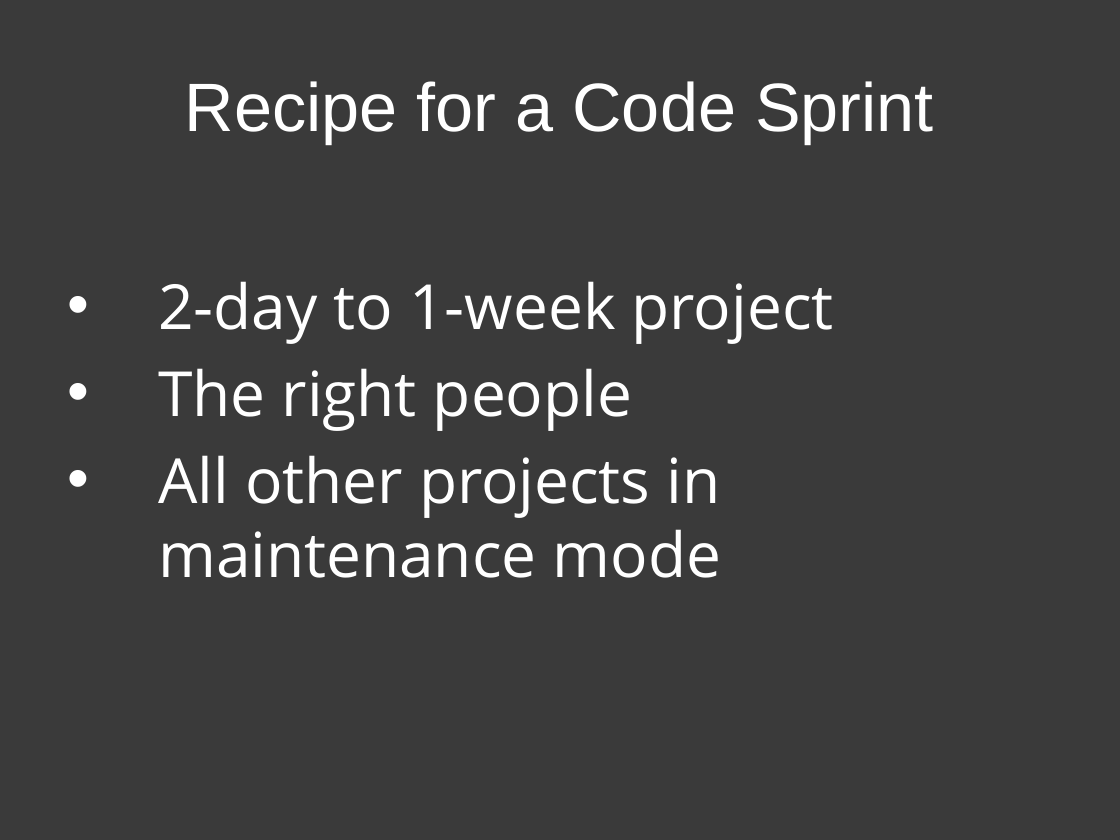
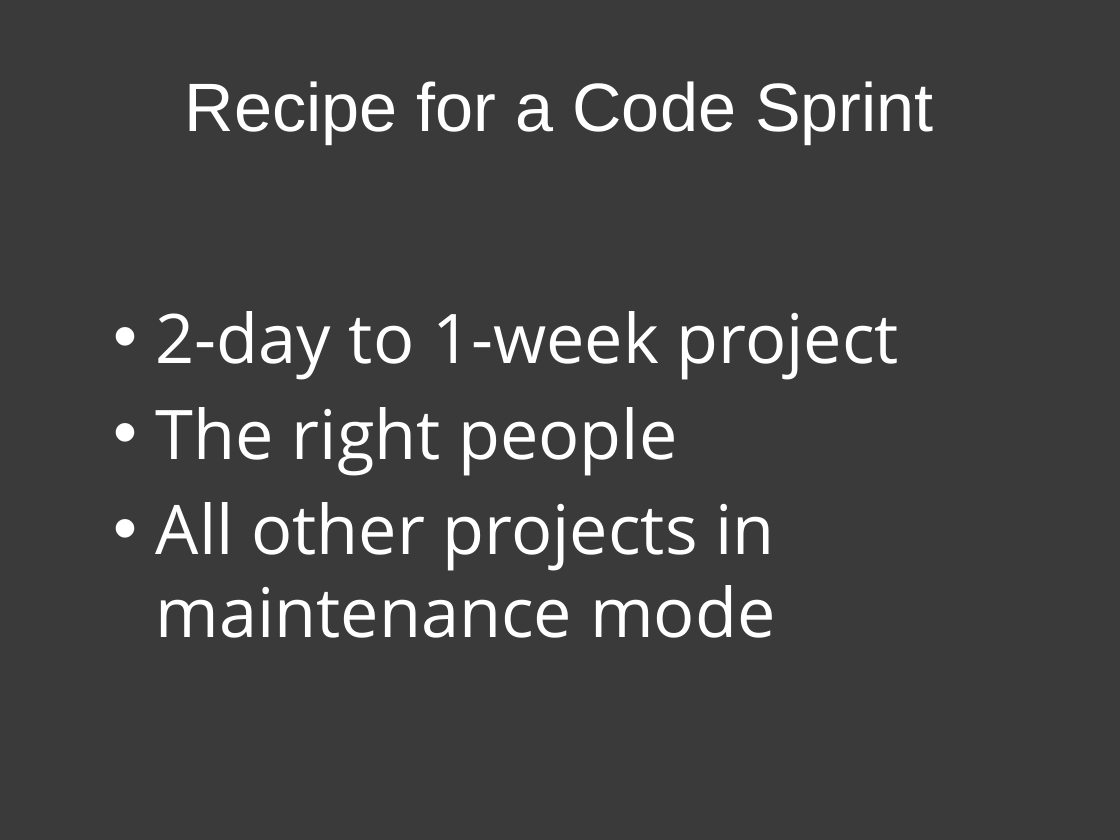
Before and after one commit to patik/code-sprint, a slide deck: slide 16 of code-sprint.pptx. Drawn at 1120x840 pixels with LibreOffice and Linux fonts; fonts in the diff are those of the drawing. Boxes give left, top, right and bottom in pixels: in the first picture for what was removed or moved away, otherwise in the second. Text is boxed around its words. In the diff, an @@ line names an element or a change of style, - is before the commit and + after.

```diff
--- a/code-sprint.pptx
+++ b/code-sprint.pptx
@@ text "2-day to 1-week project": place and size @@
-text "2-day to 1-week project" at (158,281,834,578)
+text "2-day to 1-week project" at (156,311,899,638)
@@ text "2-day to 1-week project" at (156,311,899,638): size 40 to 44 pt; indent changed @@
```
Also in this commit, not shown: 14 other slides changed, 1 other file.
